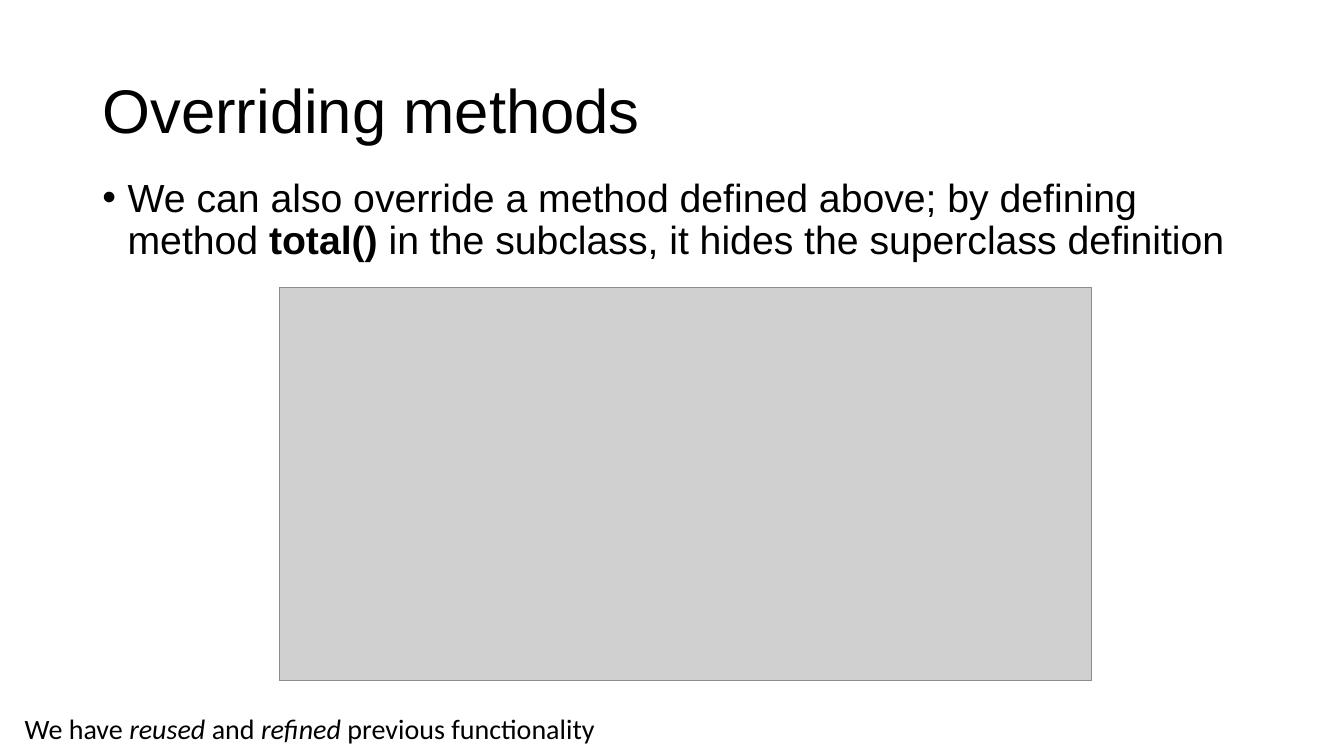
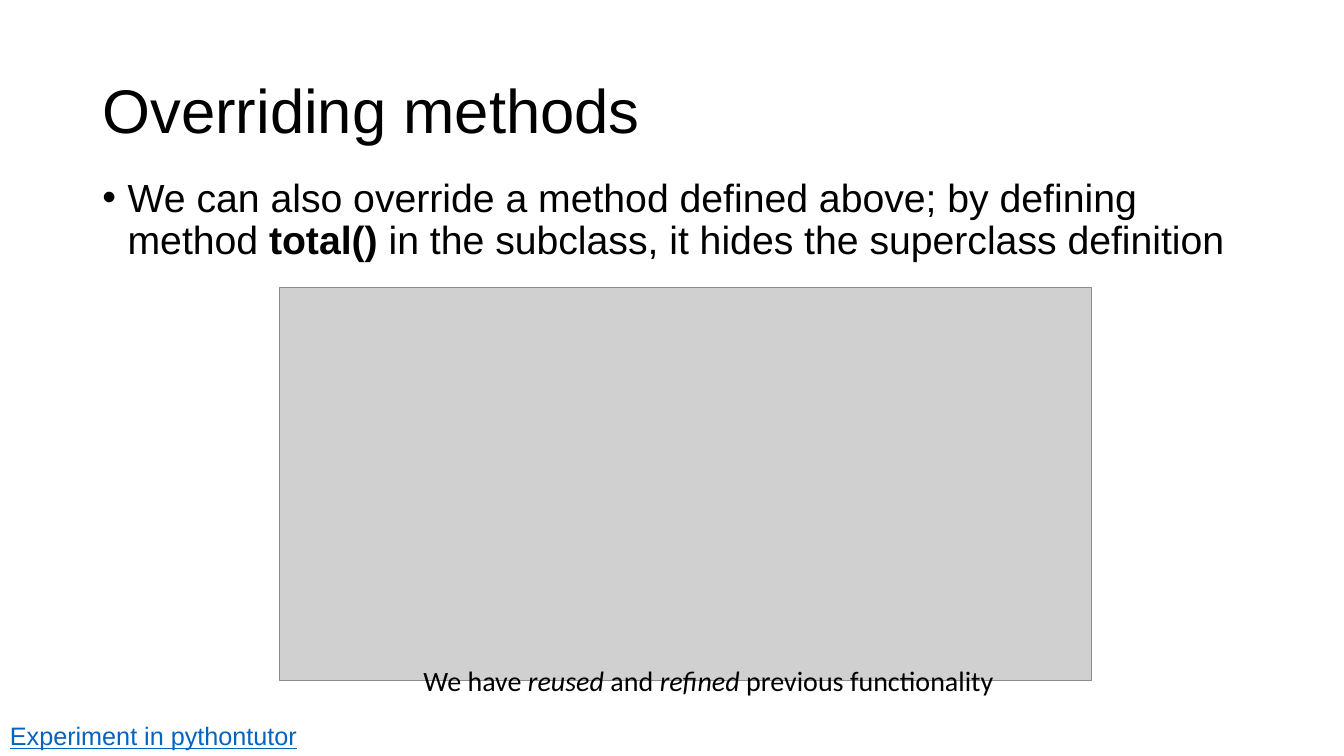
Before and after one commit to parrt/msds501, a slide deck: slide 20 of slides/OO.pptx. Drawn at 1344x756 pixels with LibreOffice and Linux fonts; fonts in the diff are those of the drawing; grey boxes stand for pictures; background and template pictures are left out. Boxes give left, top, right and bottom in pixels: in the first picture for what was removed or moved away, otherwise in the second. Text is boxed around its words. In the diff, an @@ line names an element or a change of style, - is before the commit and + after.

```diff
--- a/slides/OO.pptx
+++ b/slides/OO.pptx
@@ text "We have reused and refined ...": place and size @@
-text "We have reused and refined ..." at box(25, 719, 594, 744)
+text "We have reused and refined ..." at box(423, 671, 993, 698)
@@ text added at box(10, 726, 297, 751), 18 pt, text #0563C1, underline @@
+Experiment in pythontutor
```
Also in this commit, not shown: 11 other slides changed, 5 other files.
